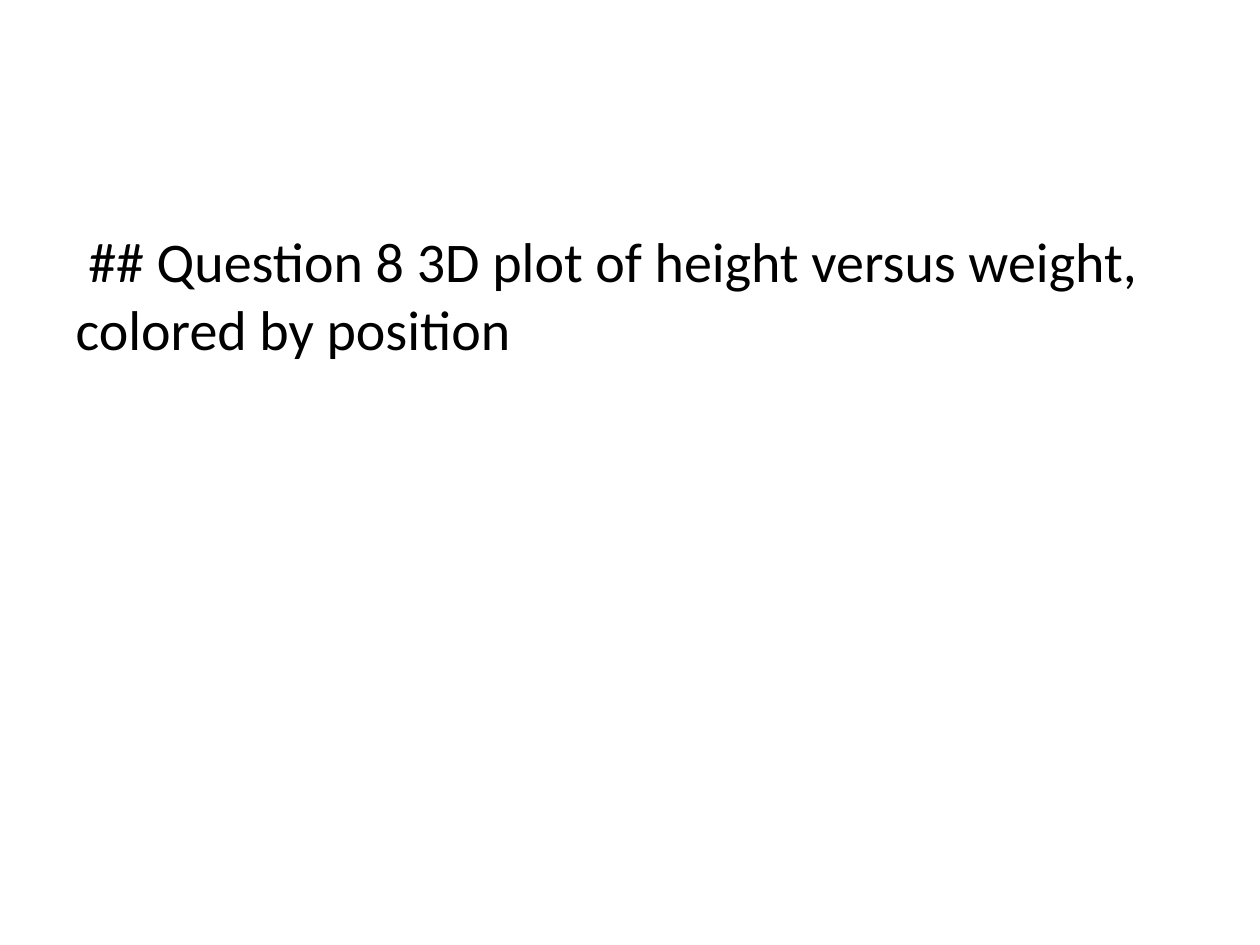
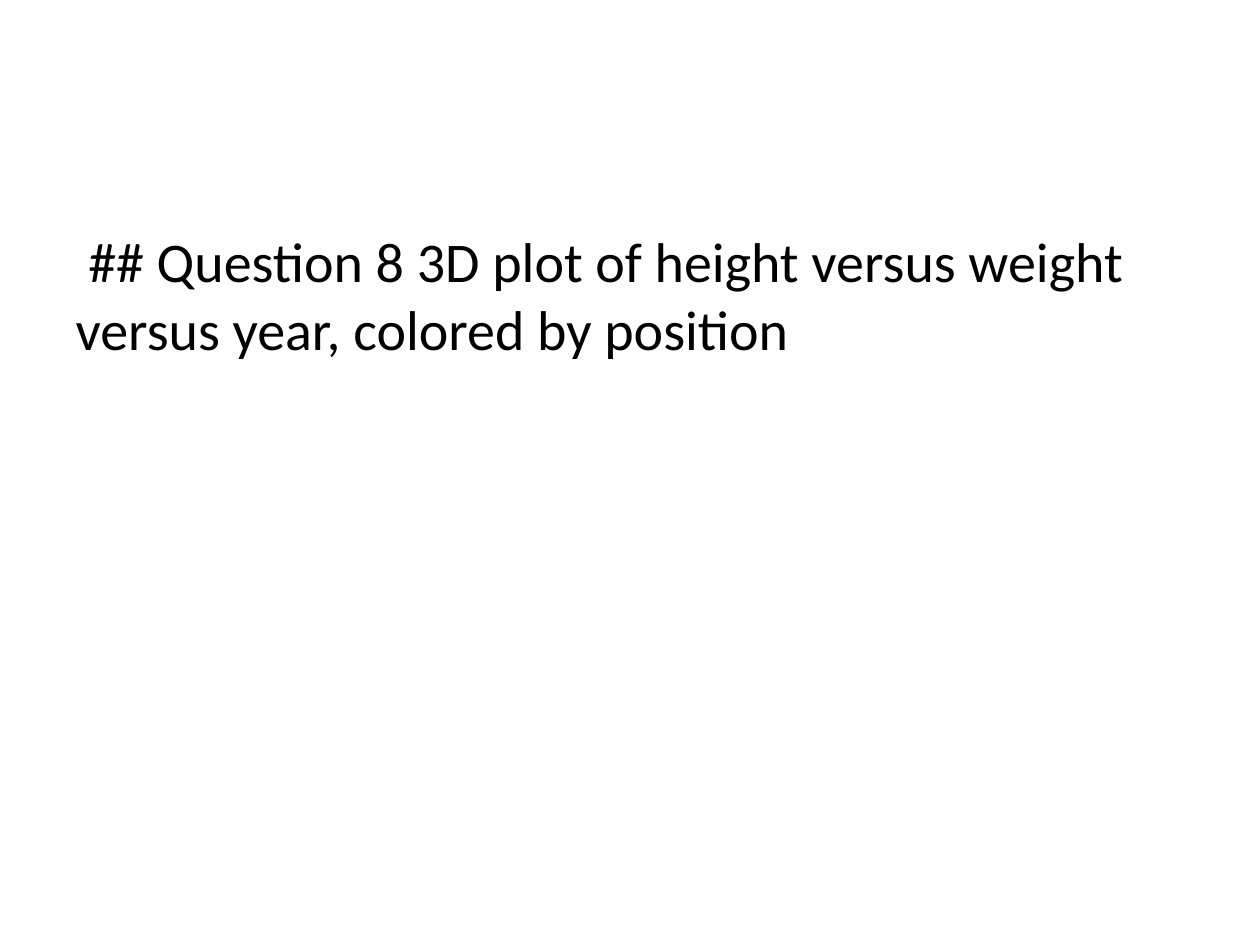
Before and after one commit to rmpalmer/MDS-6306-Doing-Data-Science-Fall-2019, a slide deck: slide 14 of Unit 2/Richard_Palmer_LiveSession_2.pptx (slide 17 before the commit). Drawn at 1260x945 pixels with LibreOffice and Linux fonts; fonts in the diff are those of the drawing. Boxes give left, top, right and bottom in pixels: in the first picture for what was removed or moved away, otherwise in the second. Text is boxed around its words. In the diff, an @@ line names an element or a change of style, - is before the commit and + after.

```diff
--- a/Unit 2/Richard_Palmer_LiveSession_2.pptx
+++ b/Unit 2/Richard_Palmer_LiveSession_2.pptx
@@ text at [76,243,1122,359]: text changed @@
-## Question 8 3D plot of height versus weight, colored by position
+## Question 8 3D plot of height versus weight versus year, colored by position
```
Also in this commit, not shown: 8 other slides changed, 2 slides added, 6 slides removed, 1 other file.
